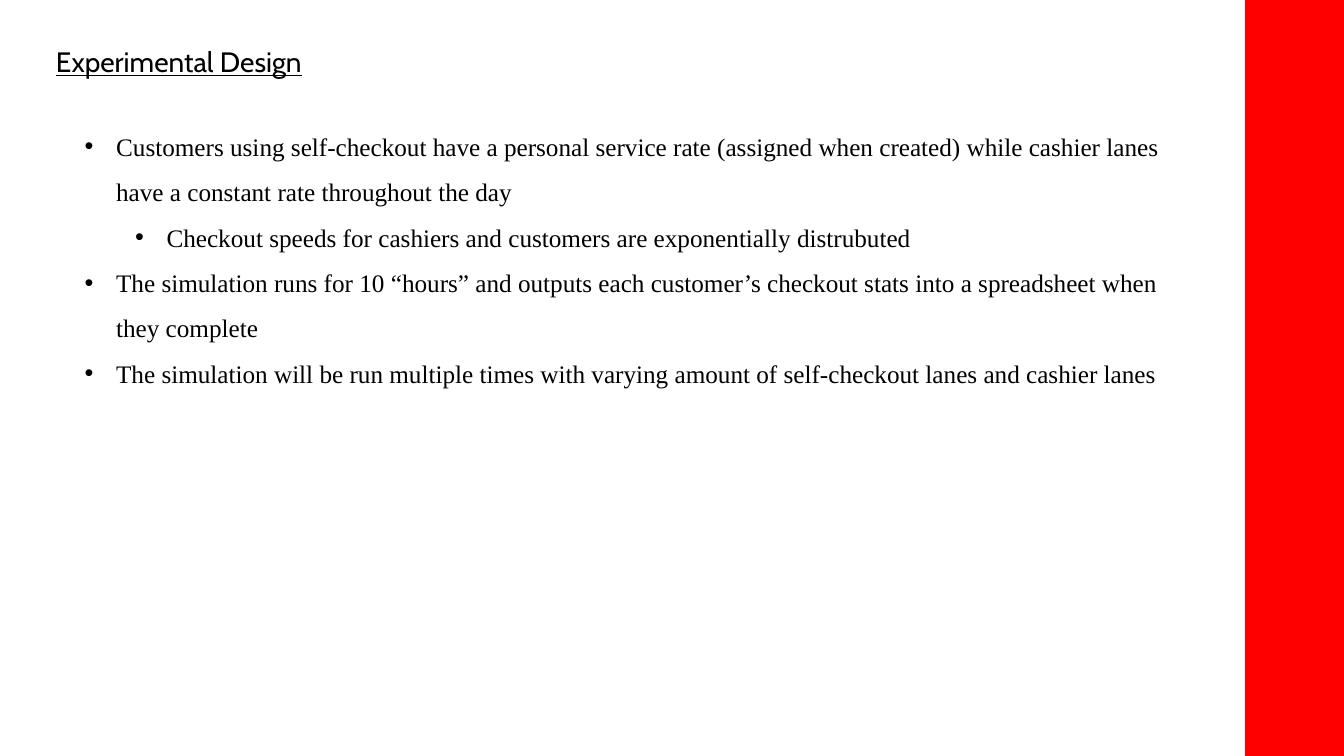
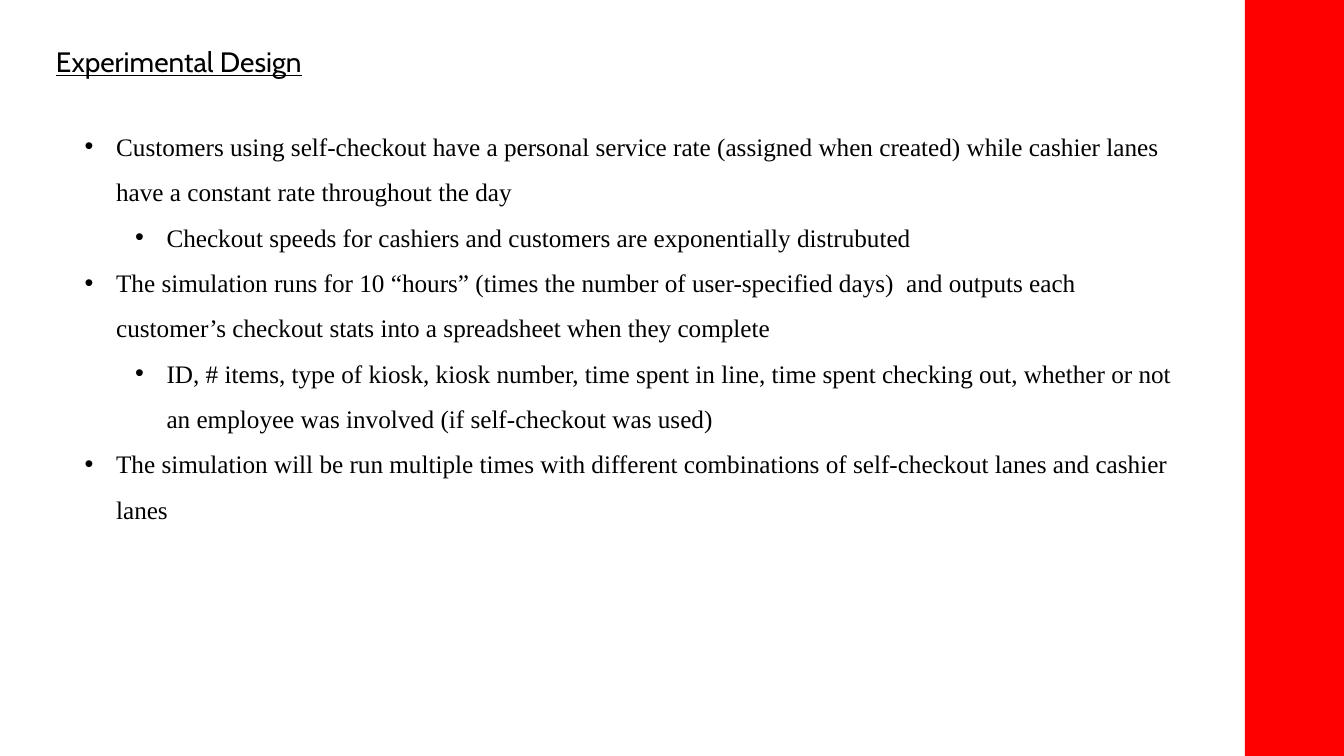
Before and after one commit to adn17/CS1538-Final-Project-Giant-Eagle, a slide deck: slide 7 of 1538_Powerpoint.pptx. Drawn at 1344x756 pixels with LibreOffice and Linux fonts; fonts in the diff are those of the drawing. Boxes give left, top, right and bottom in pixels: in the first picture for what was removed or moved away, otherwise in the second. Text is boxed around its words. In the diff, an @@ line names an element or a change of style, - is before the commit and + after.

```diff
--- a/1538_Powerpoint.pptx
+++ b/1538_Powerpoint.pptx
@@ text at [116,274,1171,520]: text changed @@
-• The simulation runs for 10 “hours” and outputs each customer’s checkout stats into a spreadsheet when they complete
-• The simulation will be run multiple times with varying amount of self-checkout lanes and cashier lanes
+• The simulation runs for 10 “hours” (times the number of user-specified days) and outputs each customer’s checkout stats into a spreadsheet when they complete
+  • ID, # items, type of kiosk, kiosk number, time spent in line, time spent checking out, whether or not an employee was involved (if self-checkout was used)
+• The simulation will be run multiple times with different combinations of self-checkout lanes and cashier lanes
```
Also in this commit, not shown: 1 other slide changed.
